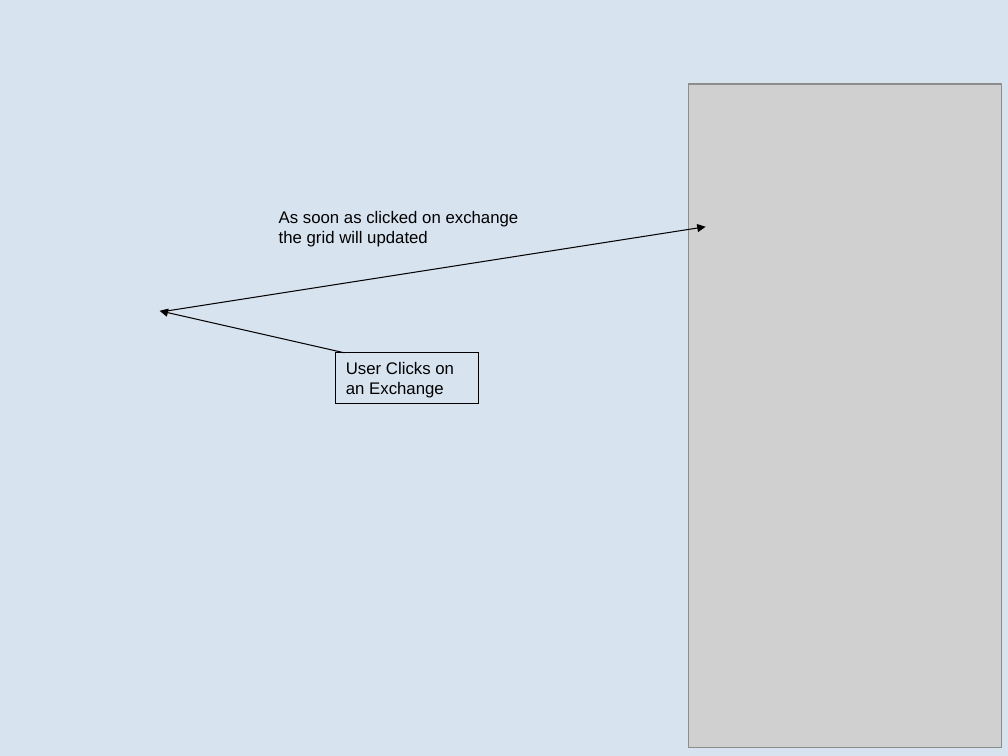
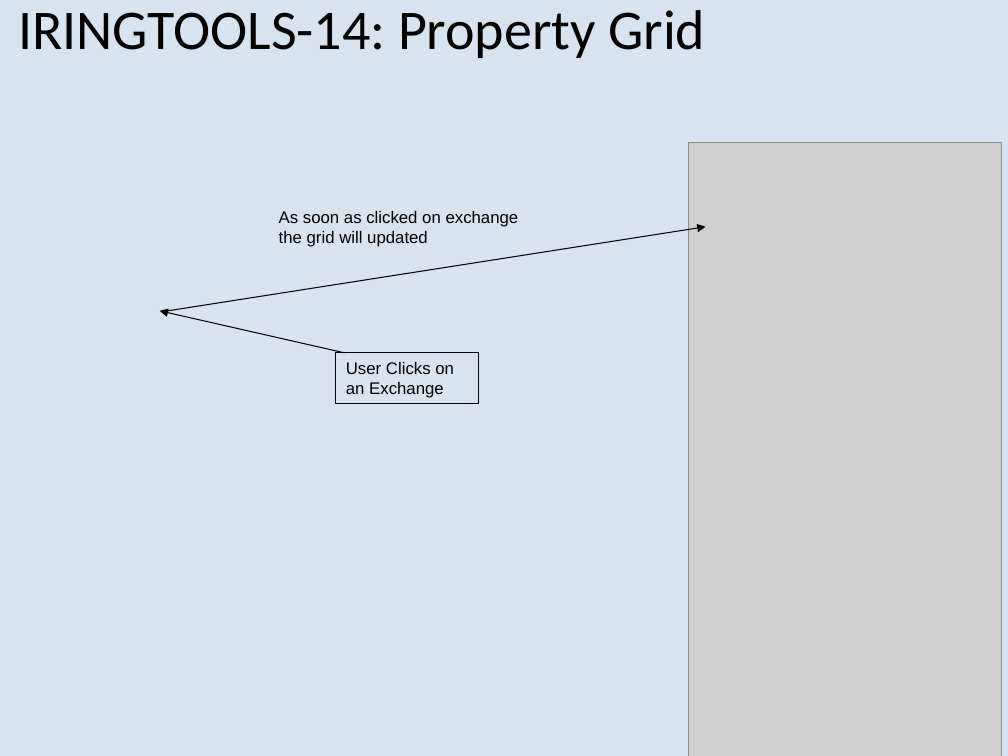
Before and after one commit to heyena/iring-tools, a slide deck: slide 5 of trunk/iRINGTools.ESB/documents/Sprint 2 User Stories.1.0.ppt. Drawn at 1008x756 pixels with LibreOffice and Linux fonts; fonts in the diff are those of the drawing; grey boxes stand for pictures; background and template pictures are left out. Boxes give left, top, right and bottom in pixels: in the first picture for what was removed or moved away, otherwise in the second. Text is boxed around its words. In the diff, an @@ line names an element or a change of style, - is before the commit and + after.

```diff
--- a/trunk/iRINGTools.ESB/documents/Sprint 2 User Stories.1.0.ppt
+++ b/trunk/iRINGTools.ESB/documents/Sprint 2 User Stories.1.0.ppt
@@ title added at [18,10,705,58], 40 pt, text #000000 @@
+IRINGTOOLS-14: Property Grid
@@ picture: place and size @@
-picture at [688,84,1001,747]
+picture at [688,143,1001,756]
```
Also in this commit, not shown: 2 other slides changed, 1 slide added, 1 slide removed.
